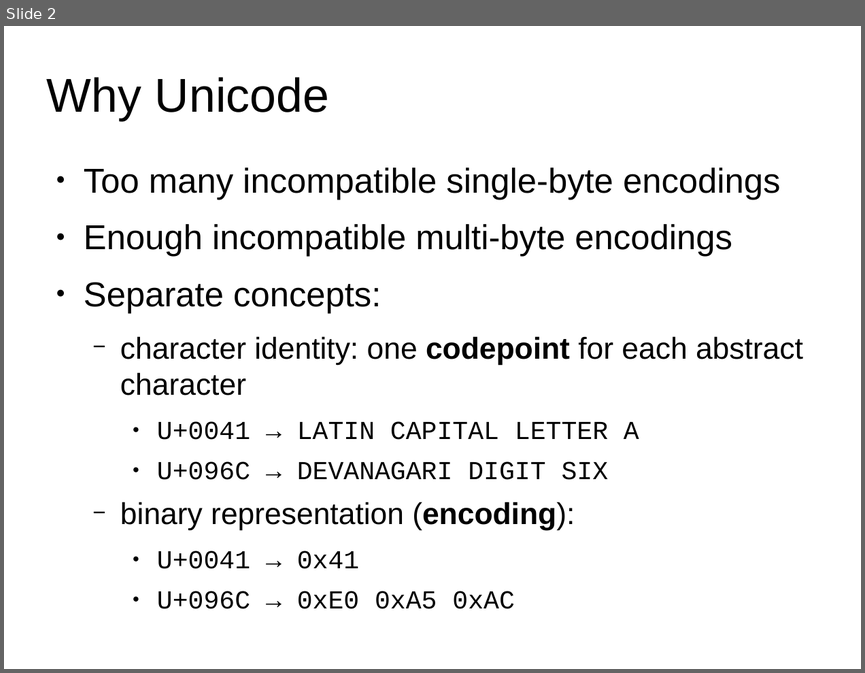
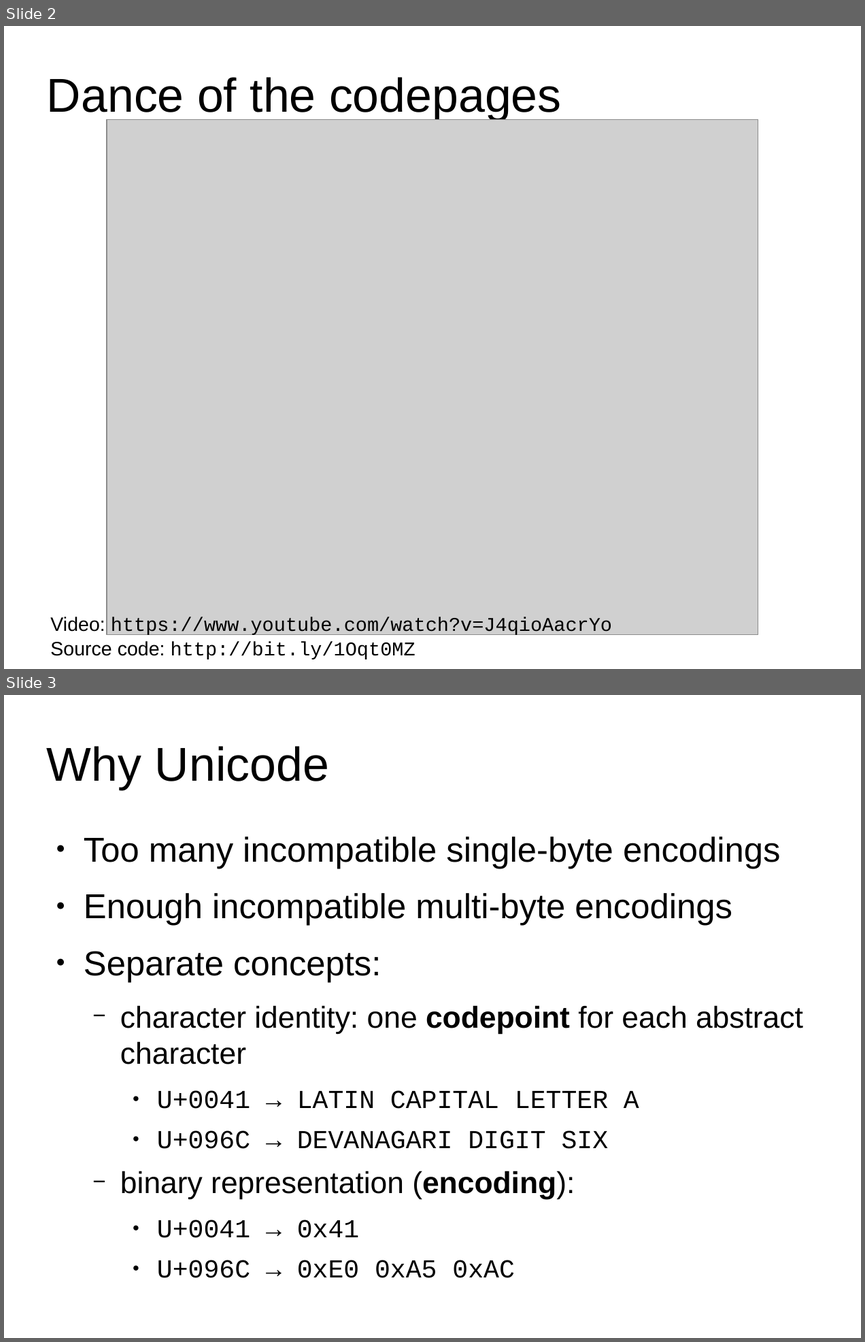
Before and after one commit to fluentpython/unicode-solutions, a slide deck: unicode-solutions.odp. Shown one above the other, each under a label of ours: slide 2 before the commit, slides 2 and 3 after it. The pictures are 865x673 and 865x1342 pixels, drawn with LibreOffice and Linux fonts; fonts in the diff are those of the drawing; grey boxes stand for pictures; background and template pictures are left out. Boxes give left, top, right and bottom in pixels: in the first picture for what was removed or moved away, otherwise in the second. Text is boxed around its words. In the diff, an @@ line names an element or a change of style, - is before the commit and + after.

```diff
--- a/unicode-solutions.odp
+++ b/unicode-solutions.odp
@@ slide 2 added at [4,26,861,669], background #FFFFFF @@
@@ title added at [47,77,562,121], 44 pt, text #000000 @@
+Dance of the codepages
@@ picture added at [107,119,758,634] @@
@@ text added at [50,616,612,636], 18 pt, text #000000 @@
+Video: https://www.youtube.com/watch?v=J4qioAacrYo
@@ text added at [50,641,415,659], 18 pt, text #000000 @@
+Source code: http://bit.ly/1Oqt0MZ
@@ what was slide 2 is now slide 3 @@
```
Also in this commit, not shown: 1 slide changed, 2 other files.
